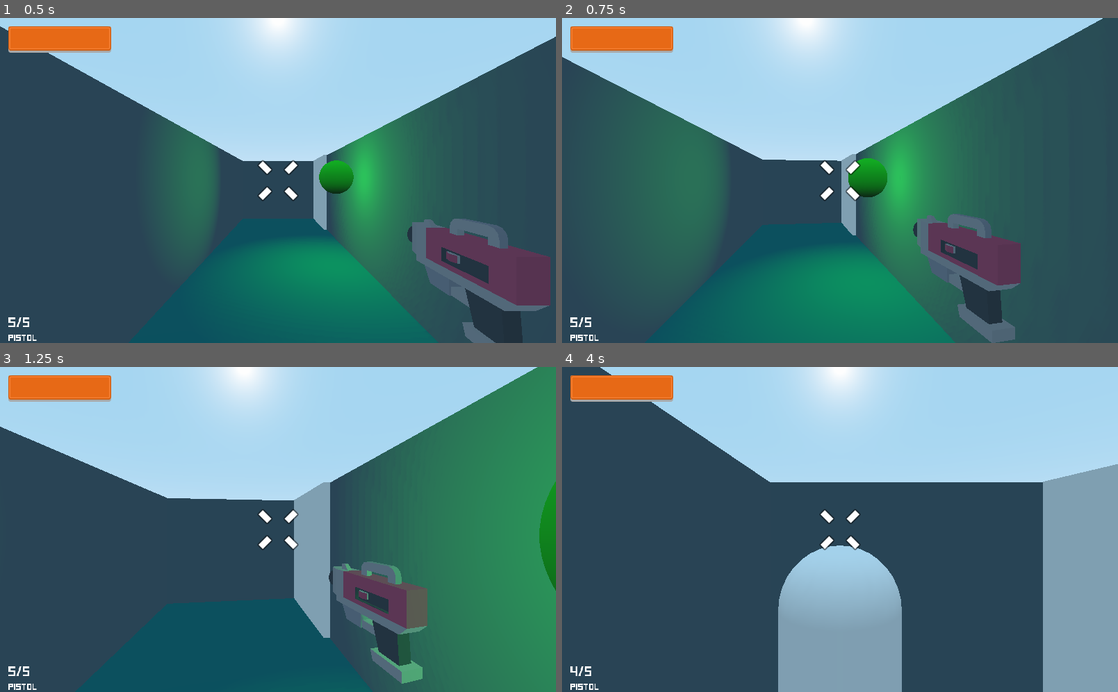
Above: before the commit, frames 1-4 (two rows, left to right).
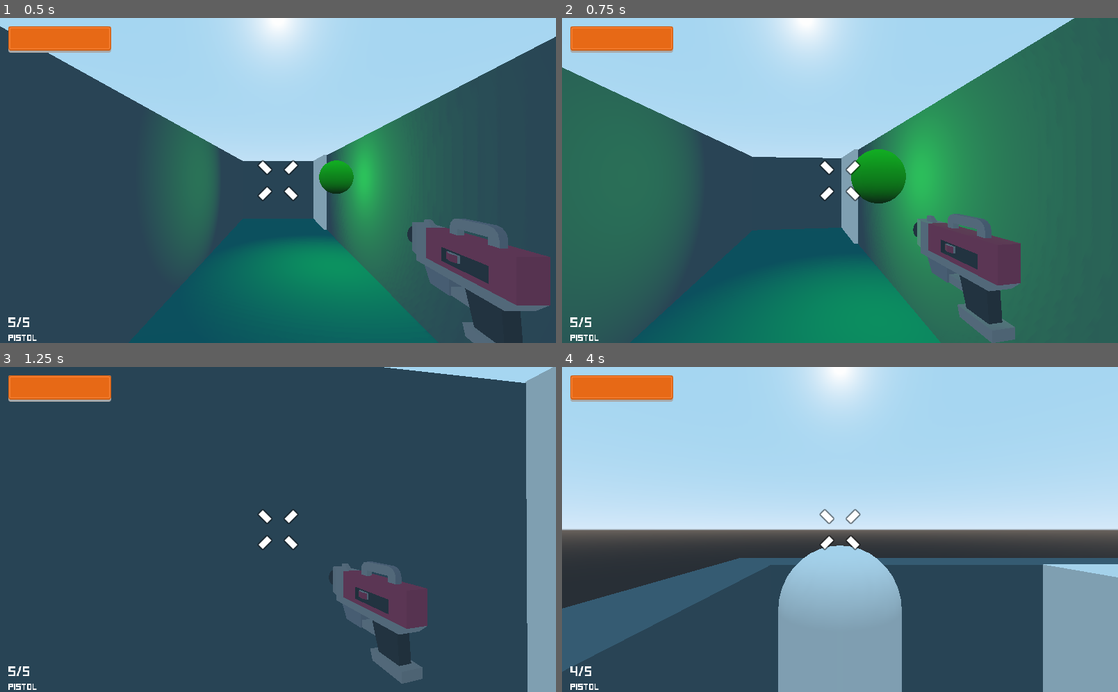
Above: after the commit, the same moments.

Repository: realyurimednikov/fps-sandbox
Game: Godot game, scene res://Levels/DemoLevel.tscn
Same seed, same stepped clock (60 frames per second), same inputs: the game is played once before the commit and once after it.
Inputs (mouse positions are in pixels of both pictures, inside the frame that each line leads up to):
- Up to frame 1 (0.5 s): no input
- Up to frame 2 (0.75 s): tap Enter at 0.5 s; move the mouse to (867, 180) at 0.52 s; hold W (move_forward) from 0.53 s (still down); hold Shift (move_run, bound only after the commit) from 0.53 s (still down)
- Up to frame 3 (1.25 s): keep holding W (move_forward); keep holding Shift (move_run, bound only after the commit); tap Space (jump) at 0.77 s
- Up to frame 4 (4 s): keep holding W (move_forward); move the mouse to (812, 529) at 1.27 s; release Shift (move_run, bound only after the commit) at 1.28 s; tap C (camera_switch) at 1.35 s; tap Space (jump) at 1.52, 2.75, 3.02, 3.77 s; tap Shift (move_run, bound only after the commit) at 1.55, 3.05 s; move the mouse to (851, 523) at 2.02 s; hold Shift (move_run, bound only after the commit) 2.03-2.78 s; tap E (interact) at 2.1 s; move the mouse to (834, 536) at 2.77 s; click (834, 536) at 2.85 s; tap Enter at 3.5 s; move the mouse to (878, 532) at 3.52 s; hold Shift (move_run, bound only after the commit) from 3.53 s (still down); tap 1 (weapon_pistol) at 3.6 s

Frame 1 is identical in both runs. In frame 2, 28% of the frame differs, in the area x 0-99%, y 0-100%; in frame 3, 65%, in the area x 0-100%, y 0-100%; in frame 4, 37%.

Commit message:
Added run mode

Diff:
--- a/Player/Player.gd
+++ b/Player/Player.gd
@@ -4,7 +4,8 @@
 class_name Player
 
 
-export var speed: float = 15
+export var normal_speed: float = 15
+export var run_speed: float = 35
 export var acceleration: float = 5
 export var gravity: float = 0.98
 export var jump_power: float = 20
@@ -86,6 +87,8 @@
 		# jump
 		jump()
 
+		var speed = run_speed if Input.is_action_pressed("move_run") else normal_speed
+
 		velocity = velocity.linear_interpolate(direction * speed, acceleration * delta)
 
 		velocity = move_and_slide(velocity, Vector3.UP)
--- a/project.godot
+++ b/project.godot
@@ -179,6 +179,11 @@
 "events": [ Object(InputEventKey,"resource_local_to_scene":false,"resource_name":"","device":0,"alt":false,"shift":false,"control":false,"meta":false,"command":false,"pressed":false,"scancode":77,"unicode":0,"echo":false,"script":null)
  ]
 }
+move_run={
+"deadzone": 0.5,
+"events": [ Object(InputEventKey,"resource_local_to_scene":false,"resource_name":"","device":0,"alt":false,"shift":false,"control":false,"meta":false,"command":false,"pressed":false,"scancode":16777237,"unicode":0,"echo":false,"script":null)
+ ]
+}
 
 [layer_names]
 
